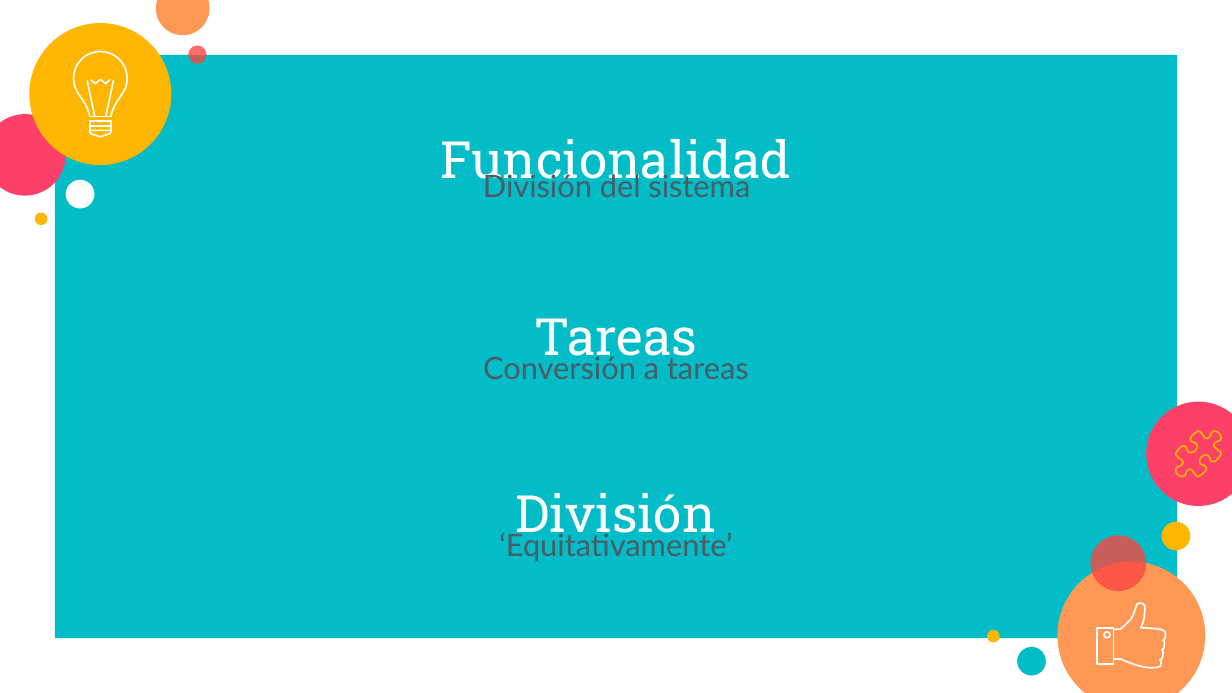
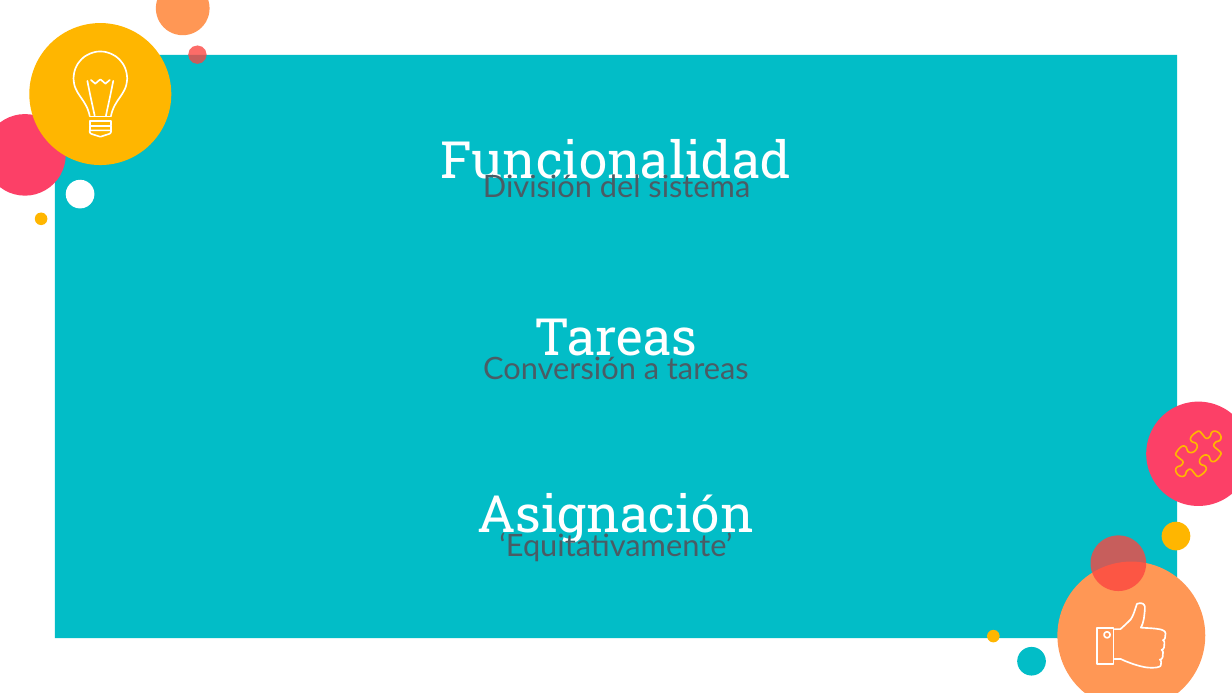
Before and after one commit to JETC-98/OOP, a slide deck: slide 12 of Docs/PrimeraEntrega.pptx. Drawn at 1232x693 pixels with LibreOffice and Linux fonts; fonts in the diff are those of the drawing. Boxes give left, top, right and bottom in pixels: in the first picture for what was removed or moved away, otherwise in the second. Text is boxed around its words. In the diff, an @@ line names an element or a change of style, - is before the commit and + after.

```diff
--- a/Docs/PrimeraEntrega.pptx
+++ b/Docs/PrimeraEntrega.pptx
@@ title at (477,493,754,545): text changed @@
-División
+Asignación
```
Also in this commit, not shown: 7 other slides changed, 1 slide added, 6 slides removed.
